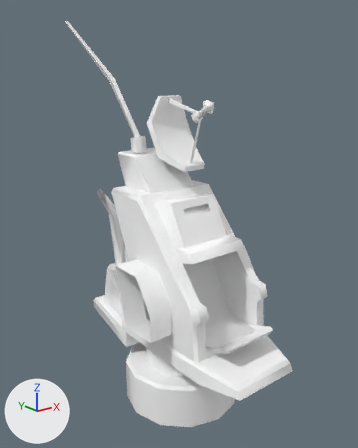
The FBX model Assets/Models/TD/Towers/FriesTower/FriesTowerHead.fbx as it was, and as the next commit left it.
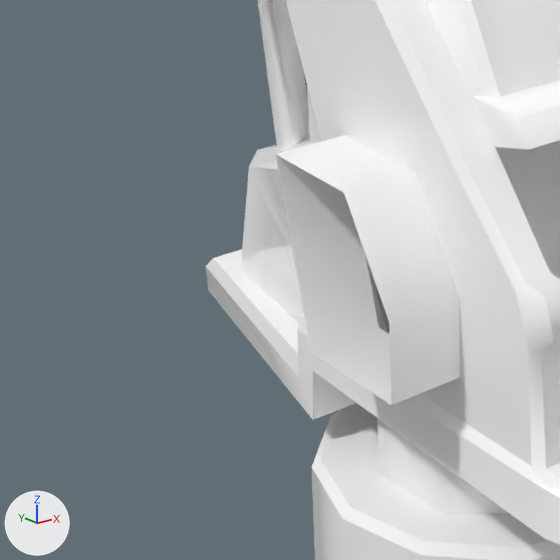
Old and new are each drawn whole from a camera (50 mm lens) standing at (-3.24, -3.99, 4.96) and looking at (0.01, 0.07, 3.34) and again close up on the part from 8% to 57% of the width and 49% to 87% of the height. The lights are fixed; the arrows at lower left show +X, +Y and +Z. Where no turn or scale is listed for an object, it has been applied to the vertices.

The scene before the commit, as lines of its bpy script (objects in view):
```python
me_untitled = bpy.data.meshes.new('Untitled')
me_untitled.from_pydata(...)  # 359 vertices, 334 faces; spans x -0.77..0.74, y -1.31..1.51, z 1.26..5.48
me_untitled.materials.append(mat_initialshadinggroup2)  # its picture is missing
# before: 350 (-0.77, -0.44, 2.67) at pixel (389, 323), 351 (-0.77, -0.21, 3.02) at pixel (343, 192), 352 (-0.77, 0.18, 3.02) at pixel (275, 154), 353 (-0.77, -0.44, 2.39) at pixel (391, 405), 354 (-0.76, 0.01, 2.38) at pixel (311, 352)
ob_polysurface53 = bpy.data.objects.new('polySurface53', me_untitled)
ob_polysurface53.location = (0.009, -0.002, -0.005)
```
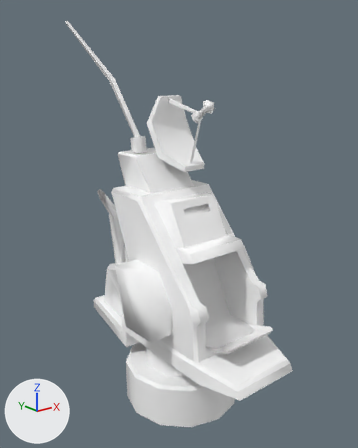
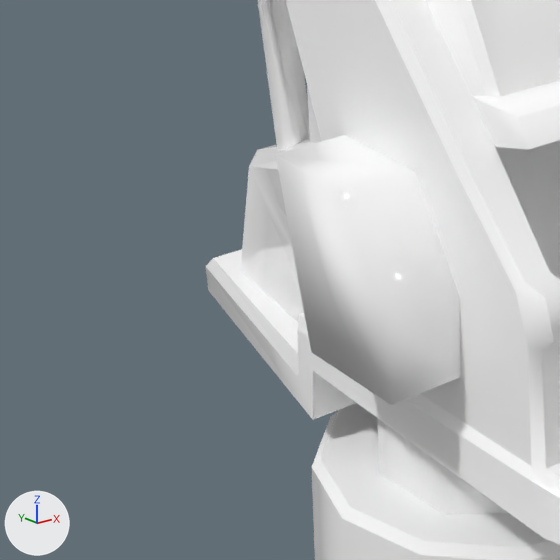
Changed parts and their boxes (x1, y1, x2, y2) in the close-ups (560 x 560 px):
part 1 of me_untitled, added
    after: (275, 154, 391, 405)

Patch to the scene script:
```diff
--- a/Assets/Models/TD/Towers/FriesTower/FriesTowerHead.fbx.py
+++ b/Assets/Models/TD/Towers/FriesTower/FriesTowerHead.fbx.py
@@ me_untitled @@
 me_untitled.from_pydata(...)  # 359 vertices, 334 faces; spans x -0.77..0.74, y -1.31..1.51, z 1.26..5.48
 # used by ob_polysurface53; location = (0.009, -0.002, -0.005)
 # verts and faces of me_untitled; kept vertices keep their numbers, new ones are numbered from 359
+# me_untitled part 1
+faces += [(350, 351, 352, 354, 353)]
 me_untitled.materials.append(mat_initialshadinggroup2)
```
